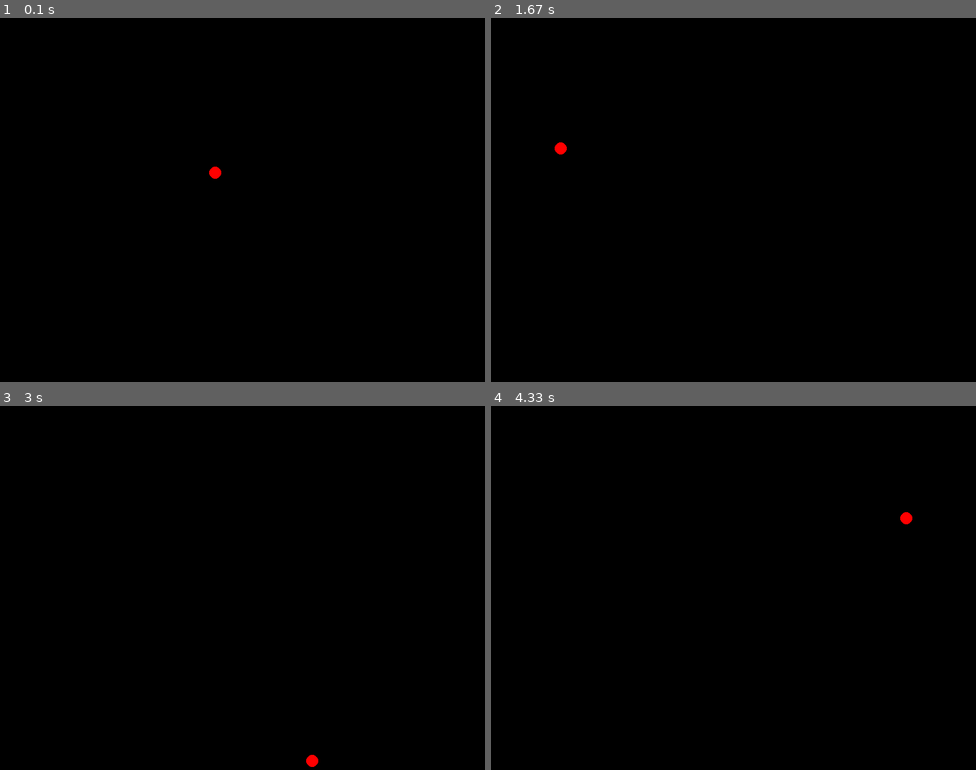
Above: before the commit, frames 1-4 (two rows, left to right).
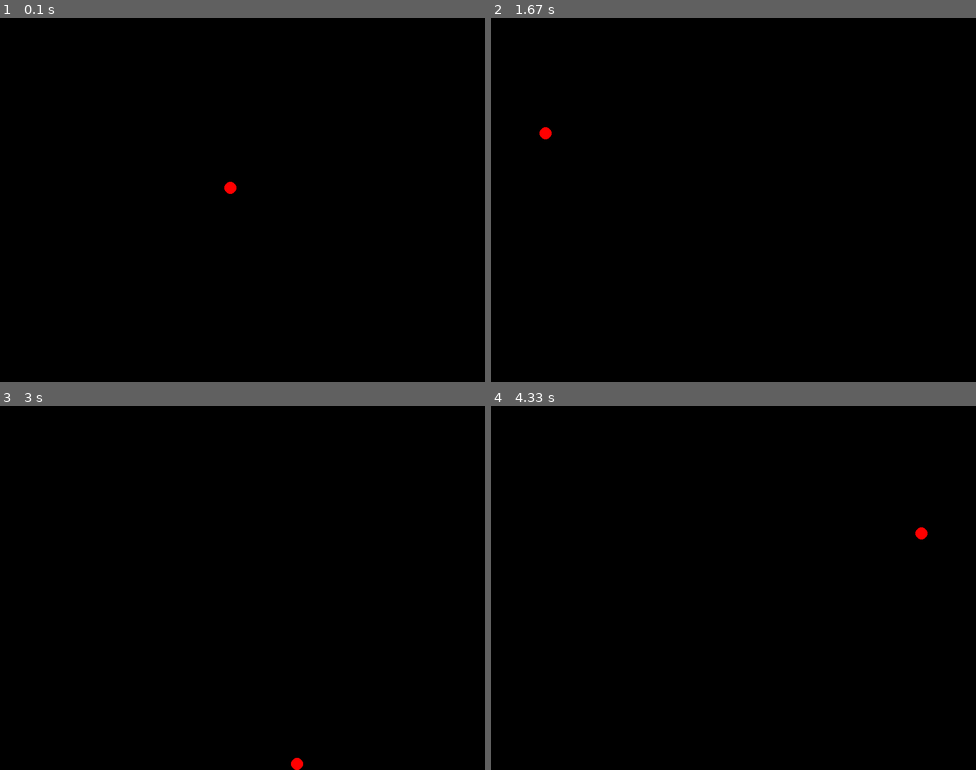
Above: after the commit, the same moments.

Repository: cascales27/katapygame
Game: pygame game, started from ball.py
Two runs of this game, one before a commit and one after it. Both use one fixed random seed, a clock stepped at 60 frames per second and the inputs below.
Inputs:
- Up to frame 1 (0.1 s): no input
- Up to frame 2 (1.67 s): no input
- Up to frame 3 (3 s): no input
- Up to frame 4 (4.33 s): no input

The runs differ from the first frame. In frame 1, 0.1% of the frame differs, in the area x 43-49%, y 40-49%; in frame 2, 0.1%; in frame 3, 0.1%; in frame 4, 0.1%.

Commit message:
ball velocidad

Diff:
--- a/ball.py
+++ b/ball.py
@@ -16,7 +16,9 @@
 y = ALTO // 2
 vx = -5
 vy = -5
+reloj = pg.time.Clock()
 while not game_over:
+    reloj.tick(60)
     #gestion de eventos
     for evento in pg.event.get():
         if evento.type == pg.QUIT:
